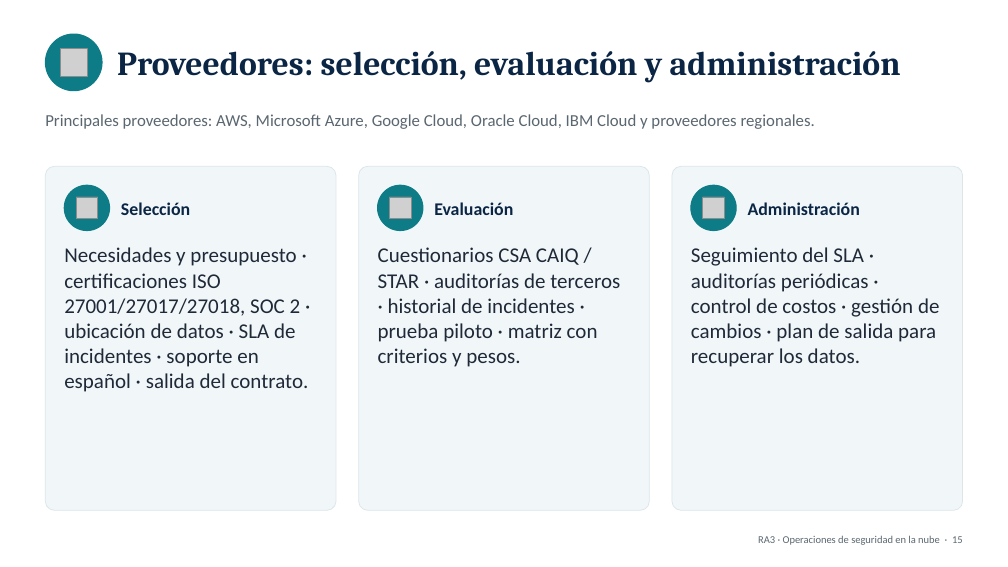
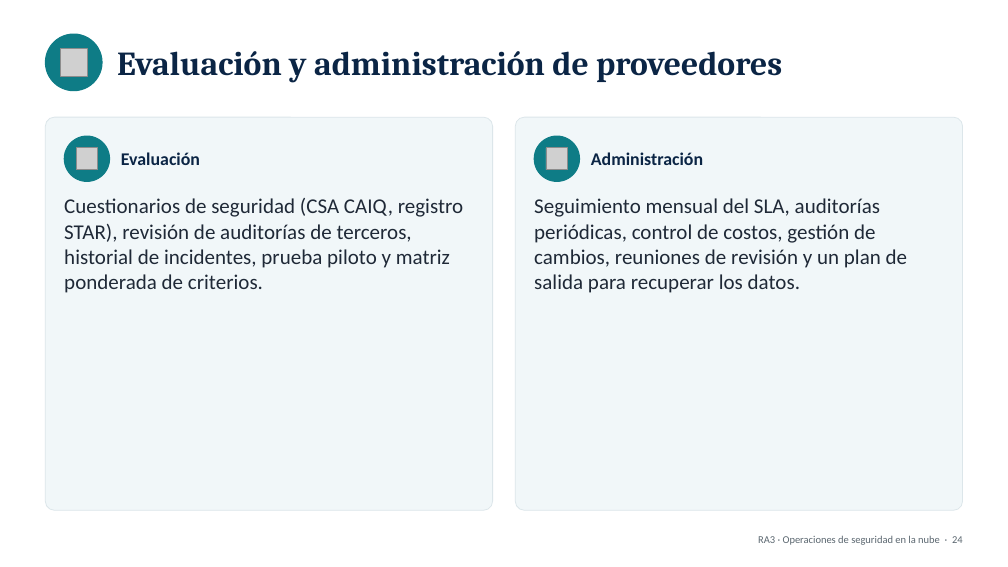
Before and after one commit to HrndzEricka/CABANA, a slide deck: slide 25 of 11-3/presentaciones/RA3_Operaciones_Seguridad_Nube.pptx (slide 16 before the commit). Drawn at 1008x567 pixels with LibreOffice and Linux fonts; fonts in the diff are those of the drawing; grey boxes stand for pictures. Boxes give left, top, right and bottom in pixels: in the first picture for what was removed or moved away, otherwise in the second. Text is boxed around its words. In the diff, an @@ line names an element or a change of style, - is before the commit and + after.

```diff
--- a/11-3/presentaciones/RA3_Operaciones_Seguridad_Nube.pptx
+++ b/11-3/presentaciones/RA3_Operaciones_Seguridad_Nube.pptx
@@ text at <box>117,51,782,83</box>: text changed @@
-Proveedores: selección, evaluación y administración
+Evaluación y administración de proveedores
@@ rounded rectangle: place and size @@
-rounded rectangle at <box>45,166,336,510</box>
+rounded rectangle at <box>45,117,493,510</box>
@@ rounded rectangle at <box>45,117,493,510</box>: proportions changed @@
@@ text removed at <box>45,114,815,129</box> @@
-Principales proveedores: AWS, Microsoft Azure, Google Cloud, Oracle Cloud, IBM Cloud y proveedores regionales.
@@ rounded rectangle at <box>516,117,963,510</box>: proportions changed @@
@@ rounded rectangle: place and size @@
-rounded rectangle at <box>672,166,963,510</box>
+rounded rectangle at <box>516,117,963,510</box>
@@ ellipse: place and size @@
-ellipse at <box>64,185,110,231</box>
+ellipse at <box>64,136,110,181</box>
@@ picture: place and size @@
-picture at <box>389,197,411,219</box>
+picture at <box>76,148,98,170</box>
@@ text "Evaluación": place and size @@
-text "Evaluación" at <box>434,202,513,215</box>
+text "Evaluación" at <box>121,152,200,165</box>
@@ ellipse: place and size @@
-ellipse at <box>691,185,737,231</box>
+ellipse at <box>535,136,580,181</box>
@@ picture: place and size @@
-picture at <box>702,197,724,219</box>
+picture at <box>546,148,568,170</box>
@@ text "Administración": place and size @@
-text "Administración" at <box>748,202,860,215</box>
+text "Administración" at <box>591,152,703,165</box>
@@ rounded rectangle removed at <box>358,166,649,510</box> @@
@@ text at <box>64,198,463,293</box>: text changed @@
-Cuestionarios CSA CAIQ / STAR · auditorías de terceros · historial de incidentes · prueba piloto · matriz con criterios y pesos.
+Cuestionarios de seguridad (CSA CAIQ, registro STAR), revisión de auditorías de terceros, historial de incidentes, prueba piloto y matriz ponderada de criterios.
@@ picture removed at <box>76,197,98,219</box> @@
@@ text removed at <box>121,202,190,215</box> @@
-Selección
@@ ellipse removed at <box>377,185,423,231</box> @@
@@ text at <box>534,198,907,293</box>: text changed @@
-Seguimiento del SLA · auditorías periódicas · control de costos · gestión de cambios · plan de salida para recuperar los datos.
+Seguimiento mensual del SLA, auditorías periódicas, control de costos, gestión de cambios, reuniones de revisión y un plan de salida para recuperar los datos.
@@ text removed at <box>64,247,309,392</box> @@
-Necesidades y presupuesto · certificaciones ISO 27001/27017/27018, SOC 2 · ubicación de datos · SLA de incidentes · soporte en español · salida del contrato.
@@ text at <box>758,535,963,545</box>: text changed @@
-RA3 · Operaciones de seguridad en la nube · 15
+RA3 · Operaciones de seguridad en la nube · 24
```
Also in this commit, not shown: 17 other slides changed, 14 slides added, 2 slides removed, 4 other files.
